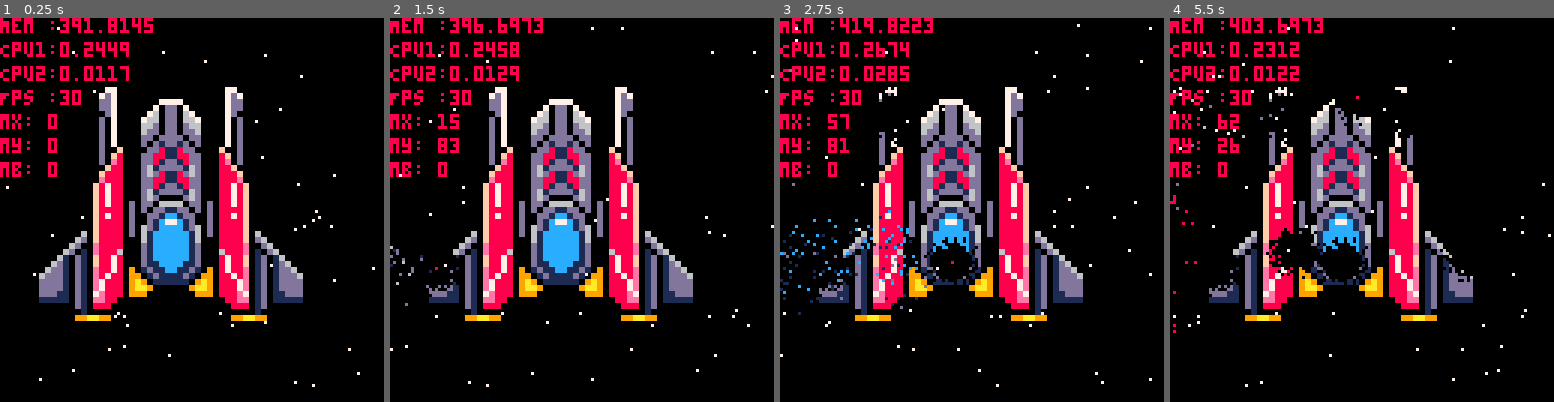
Above: before the commit, frames 1-4 (left to right).
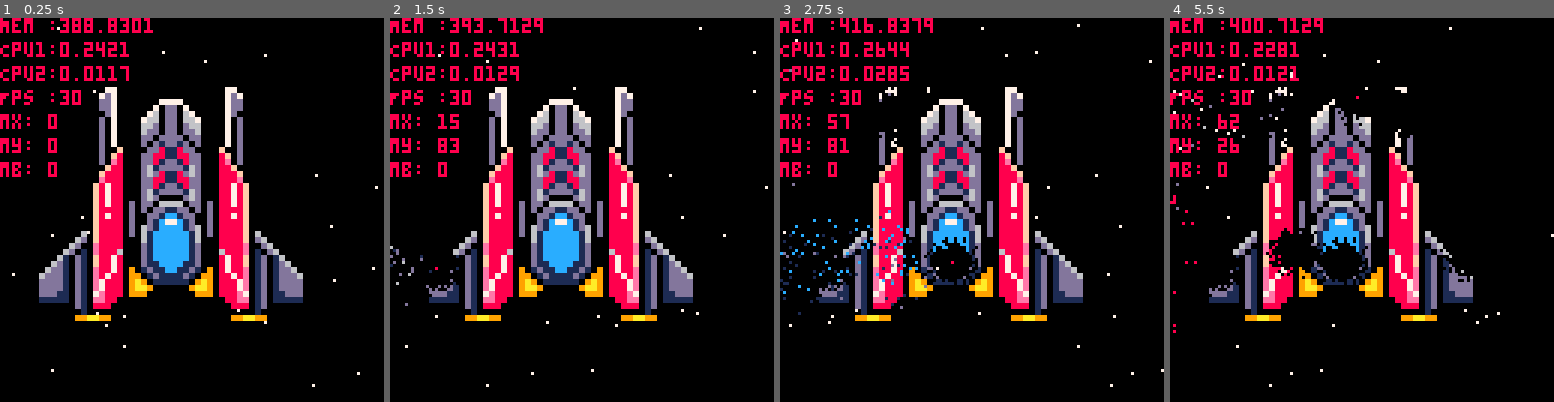
Above: after the commit, the same moments.

Repository: kiiro94/GGJ2020
Game: PICO-8 cartridge ggj2020.p8
The game is run twice, just before and just after one commit, with the same random seed, the same clock (stepped at 60 frames per second) and the same inputs.
Inputs (mouse positions are in pixels of both pictures, inside the frame that each line leads up to):
- Up to frame 1 (0.25 s): no input
- Up to frame 2 (1.5 s): click (670, 121) at 0.67 s; click (436, 267) at 1.22 s
- Up to frame 3 (2.75 s): click (887, 114) at 1.77 s; click (952, 259) at 2.32 s
- Up to frame 4 (5.5 s): click (1404, 106) at 2.87 s; click (1465, 256) at 3.42 s; click (1231, 102) at 3.97 s; click (1292, 248) at 4.52 s; click (1354, 94) at 5.07 s

The runs differ from the first frame. In frame 1, 0.5% of the frame differs, in the area x 1-99%, y 0-96%; in frame 2, 0.5%; in frame 3, 0.5%; in frame 4, 0.7%, in the area x 0-100%, y 0-97%.

Commit message:
better stars

Diff:
--- a/ggj2020.p8
+++ b/ggj2020.p8
@@ -99,7 +99,7 @@
 
 function createStars()
    s = {}
-   for i = 0,50 do
+   for i = 0,25 do
       add(s, {x = rnd(127), y = rnd(127), l = flr(rnd(3))})
    end
    return s
@@ -115,7 +115,7 @@
    for s in all(stars) do
       if (s.l == 0) then s.x -= 1
       elseif (s.l == 1) then s.x -= 2
-      elseif (s.l == 2) then s.x -= 3 end
+      elseif (s.l == 2) then s.x -= 4 end
 
       if (s.x < 0) then
          s.x = 129
